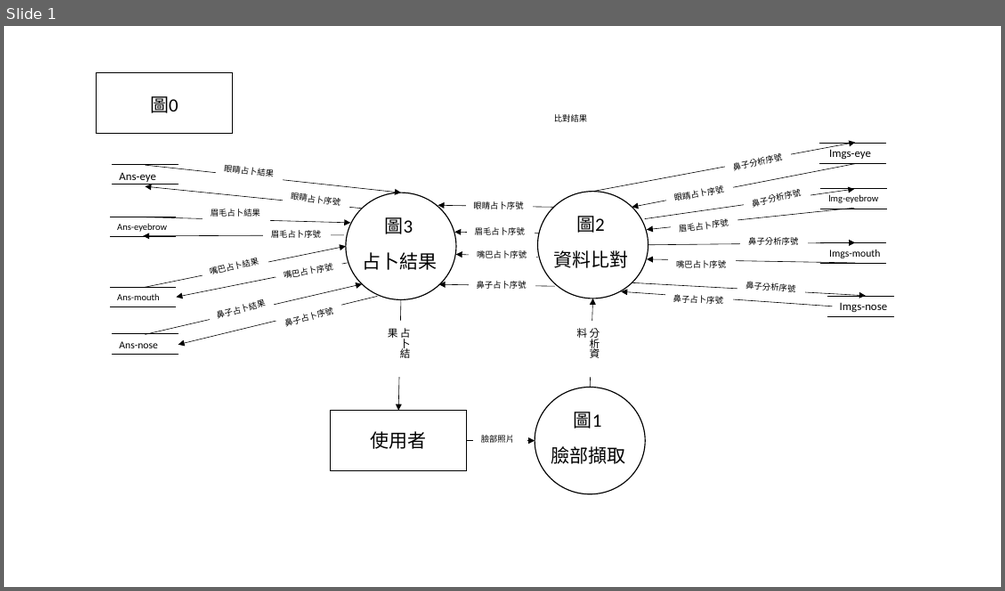
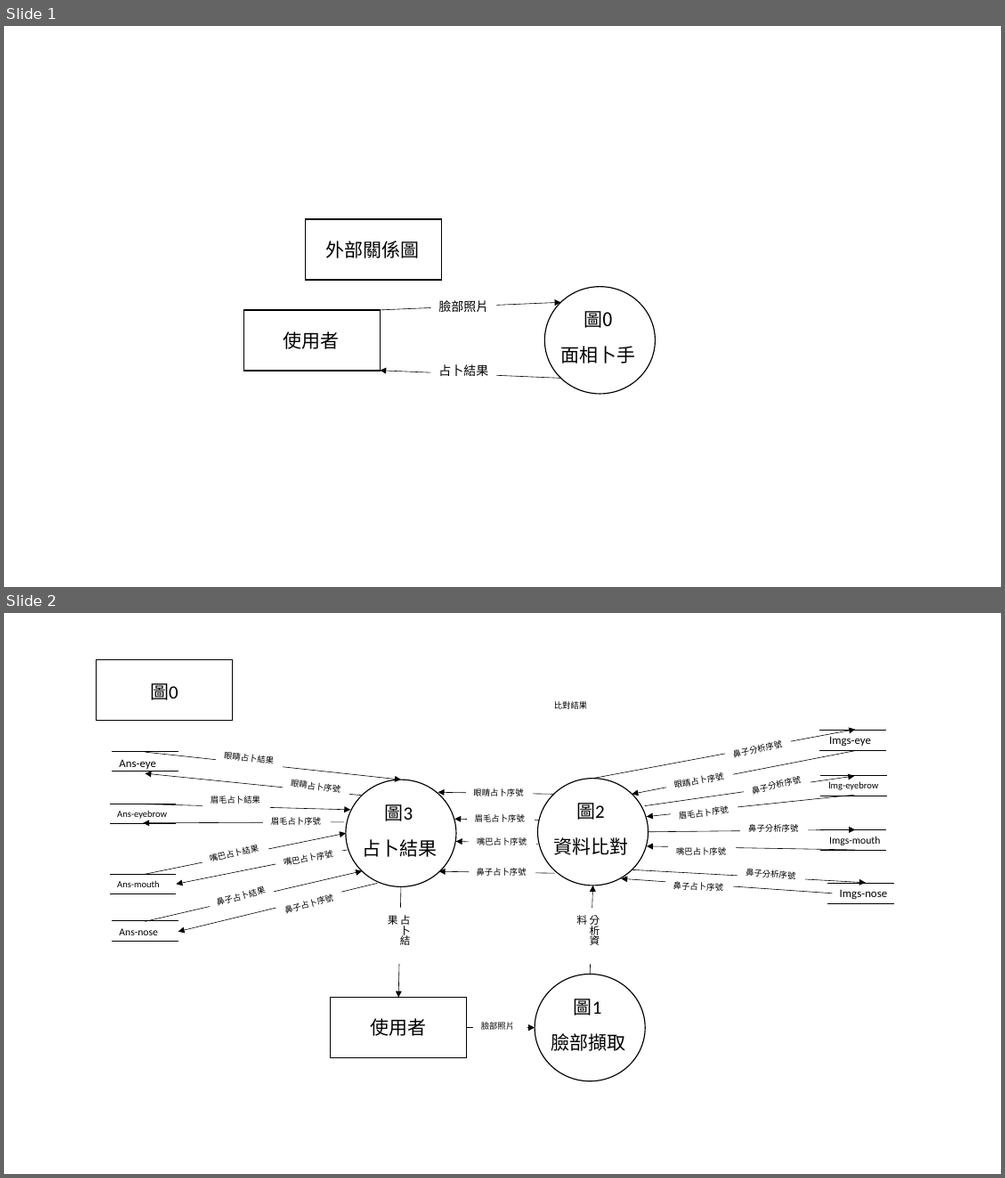
Before and after one commit to 109505/face-catcher, a slide deck: 二評文件/二評雜項/PP. 6-1資料流程圖.pptx. Shown one above the other, each under a label of ours: slide 1 before the commit, slides 1 and 2 after it. The pictures are 1005x591 and 1005x1178 pixels, drawn with LibreOffice and Linux fonts; fonts in the diff are those of the drawing. Boxes give left, top, right and bottom in pixels: in the first picture for what was removed or moved away, otherwise in the second. Text is boxed around its words. In the diff, an @@ line names an element or a change of style, - is before the commit and + after.

```diff
--- a/二評文件/二評雜項/PP. 6-1資料流程圖.pptx
+++ b/二評文件/二評雜項/PP. 6-1資料流程圖.pptx
@@ slide 1 added at box(4, 26, 1001, 587), background #FFFFFF @@
@@ group added at box(244, 219, 655, 394): 6 texts, 2 rectangles, 2 arrows, 1 ellipse @@
+使用者
+圖0
+面相卜手
+臉部照片
+占卜結果
+外部關係圖
@@ what was slide 1 is now slide 2 @@
```
Also in this commit, not shown: 8 other files.
